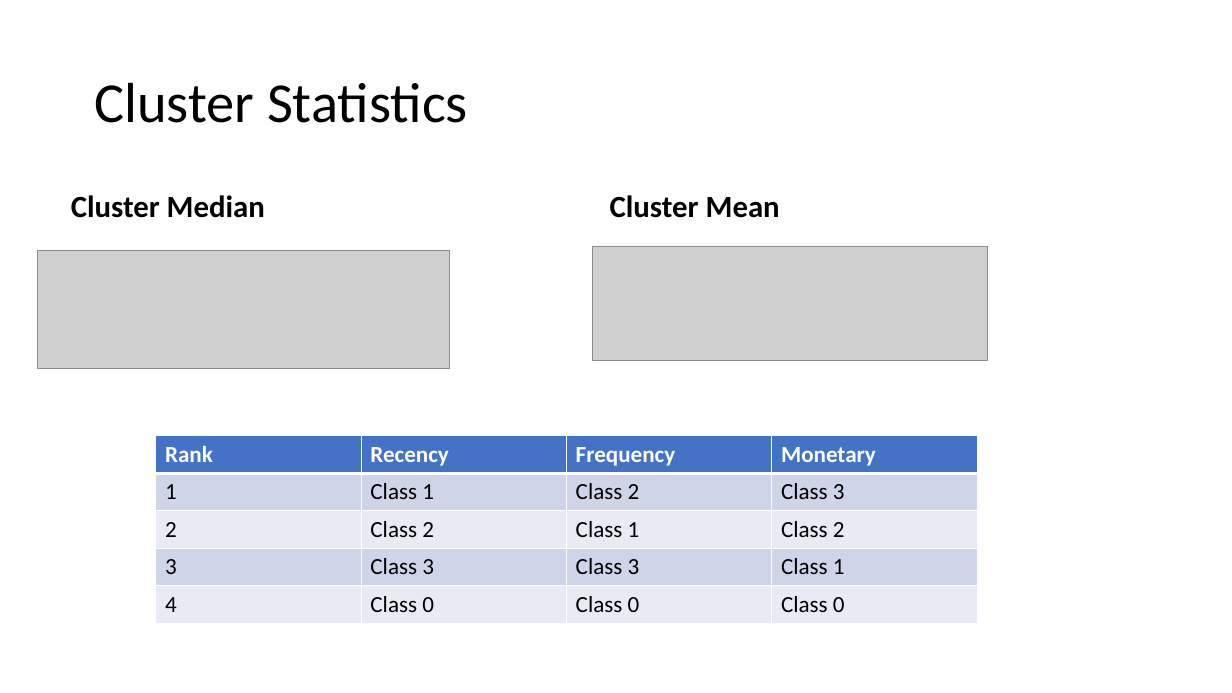
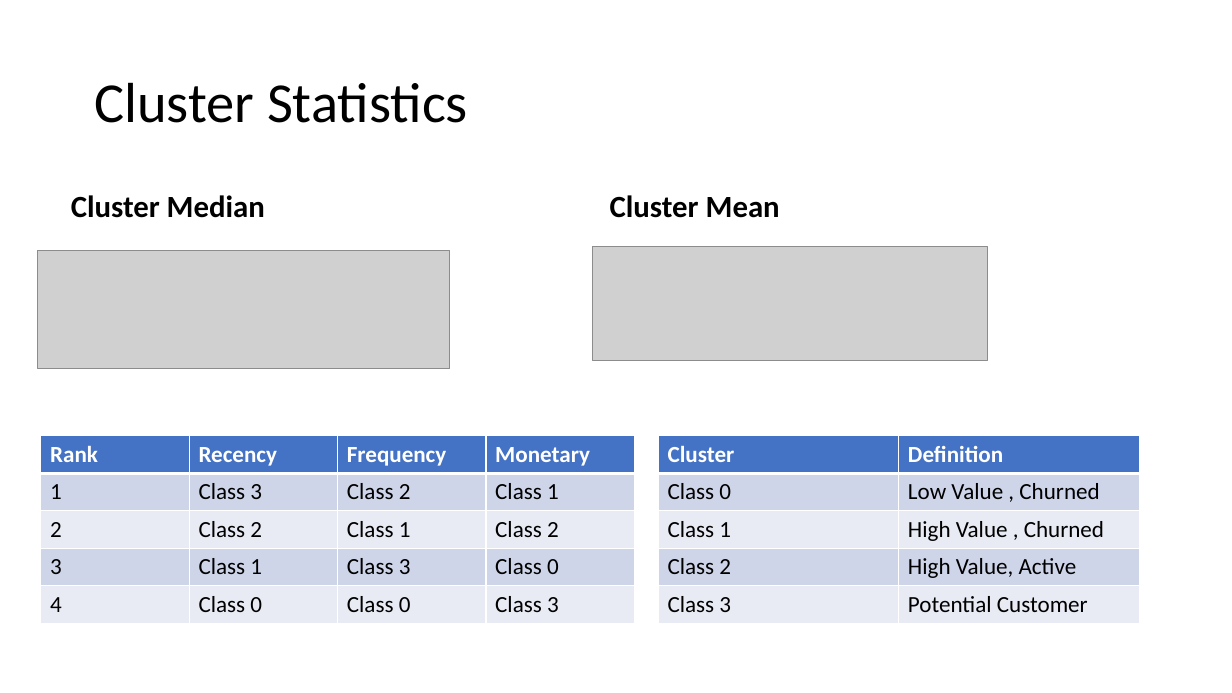
Before and after one commit to nicholasnehemia95/Olist-Ecommerce-Customer-Segmentation, a slide deck: slide 18 of Customer Segmentation of Olist Ecommerce Customers in Sao.pptx (slide 14 before the commit). Drawn at 1232x693 pixels with LibreOffice and Linux fonts; fonts in the diff are those of the drawing; grey boxes stand for pictures. Boxes give left, top, right and bottom in pixels: in the first picture for what was removed or moved away, otherwise in the second. Text is boxed around its words. In the diff, an @@ line names an element or a change of style, - is before the commit and + after.

```diff
--- a/Customer Segmentation of Olist Ecommerce Customers in Sao.pptx
+++ b/Customer Segmentation of Olist Ecommerce Customers in Sao.pptx
@@ table at (x1=41, y1=436, x2=636, y2=624) @@
-row 2, column 2: Class 1
+row 2, column 2: Class 3
-row 2, column 4: Class 3
+row 2, column 4: Class 1
-row 4, column 2: Class 3
+row 4, column 2: Class 1
-row 4, column 4: Class 1
+row 4, column 4: Class 0
-row 5, column 4: Class 0
+row 5, column 4: Class 3
@@ table resized from (x1=156, y1=436, x2=977, y2=624) to (x1=41, y1=436, x2=636, y2=624) @@
@@ table added at (x1=658, y1=436, x2=1139, y2=624), 5 rows, 2 columns @@
+Cluster | Definition
+Class 0 | Low Value , Churned
+Class 1 | High Value , Churned
+Class 2 | High Value, Active
+Class 3 | Potential Customer
```
Also in this commit, not shown: 6 other slides changed, 5 slides added, 3 other files.
